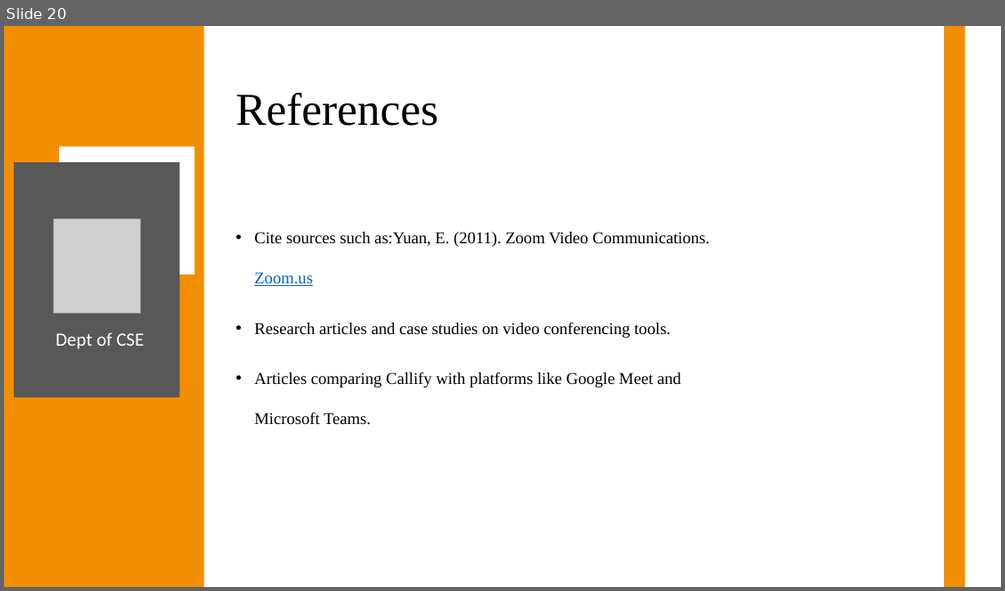
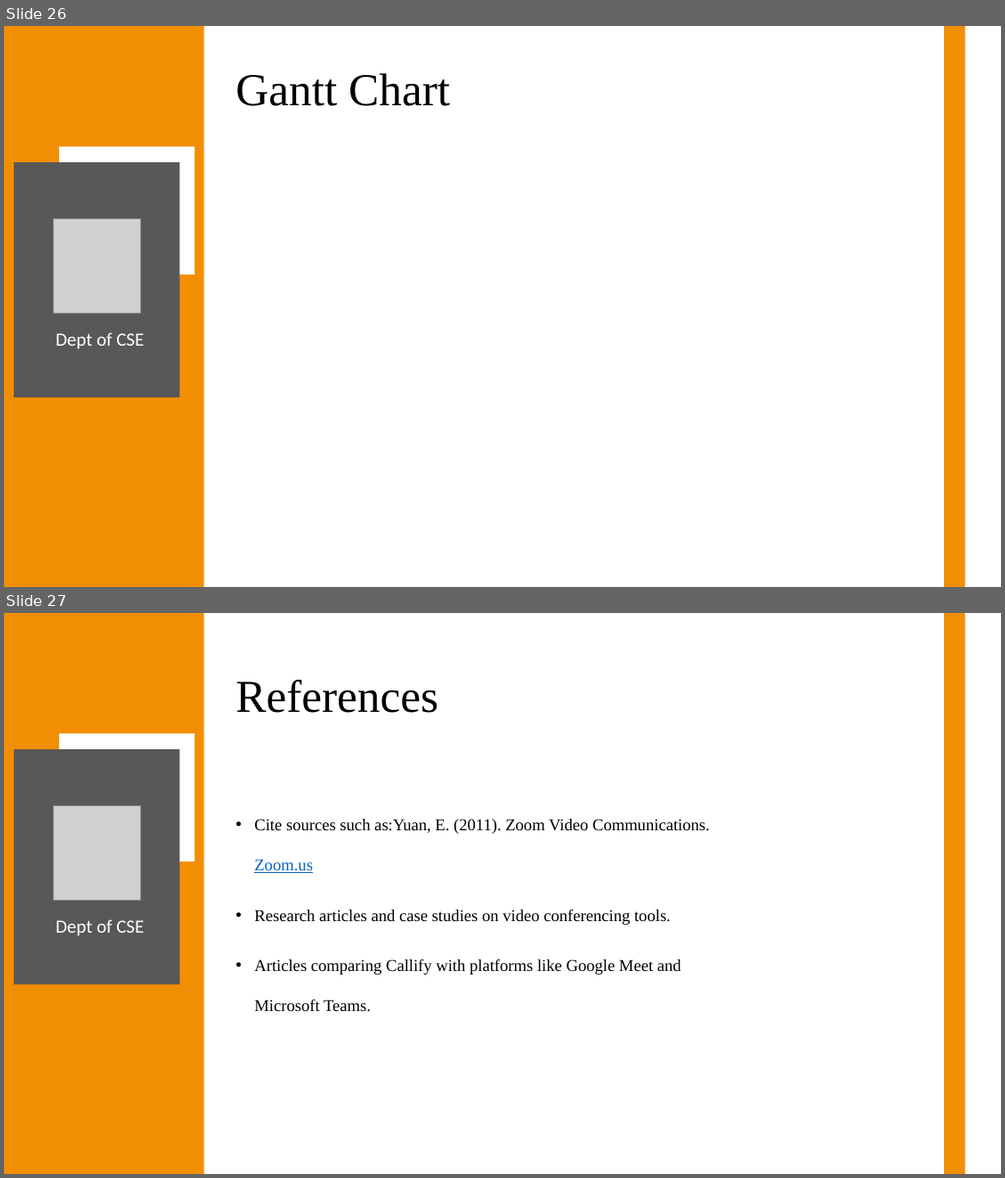
Before and after one commit to Anish202020/7th-Semester, a slide deck: Report & PPT/Project Work/Ppt/Callify Synopsis.pptx. Shown one above the other, each under a label of ours: slide 20 before the commit, slides 26 and 27 after it. The pictures are 1005x591 and 1005x1178 pixels, drawn with LibreOffice and Linux fonts; fonts in the diff are those of the drawing; grey boxes stand for pictures. Boxes give left, top, right and bottom in pixels: in the first picture for what was removed or moved away, otherwise in the second. Text is boxed around its words. In the diff, an @@ line names an element or a change of style, - is before the commit and + after.

```diff
--- a/Report & PPT/Project Work/Ppt/Callify Synopsis.pptx
+++ b/Report & PPT/Project Work/Ppt/Callify Synopsis.pptx
@@ slide 26 added at (4,26,1001,587), background #FFFFFF @@
@@ rectangle added at (4,26,203,587), fill #F28E01 @@
@@ rectangle added at (944,26,965,587), fill #F28E01 @@
@@ title added at (235,73,450,106), 44 pt, text #000000 @@
+Gantt Chart
@@ rectangle added at (59,146,194,274), fill #FFFFFF @@
@@ rectangle added at (14,162,179,398), fill #585858 @@
@@ picture added at (53,219,141,313) @@
@@ text added at (56,332,144,349), 18 pt, text #FFFFFF @@
+Dept of CSE
@@ what was slide 20 is now slide 27 @@
```
Also in this commit, not shown: 18 slides changed, 6 other slides added.
